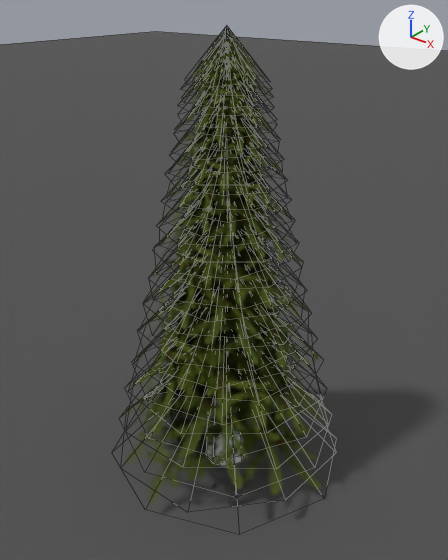
Renders of the Blender file pixelated_night/scene.blend from each side of a commit.
Before and after are seen from a camera (50 mm lens) standing at (7.64, -9.63, 10.83) and looking at (-0.01, -0.06, 4.9). The axes (+X, +Y, +Z) are drawn at upper right. The lights are the same throughout. Mesh edges are drawn as thin lines.

In view in the first picture: 'ground', 'tree'.
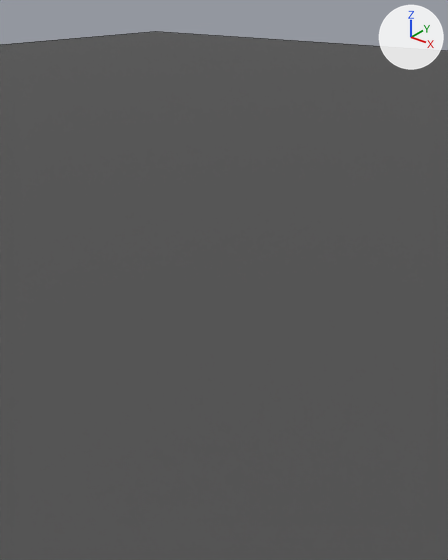
Location of each change, (x1, y1, x2, y2) in pixels of the pictures (448 x 560 px):
```json
{"object": "tree", "change": "hidden", "before": [124, 27, 328, 504], "on screen": "green"}
```

Edits to the scene script, one JSON object a line:
```json
{"op": "add", "block": "ob_tree", "code": "ob_tree.hide_set(True)"}
```
